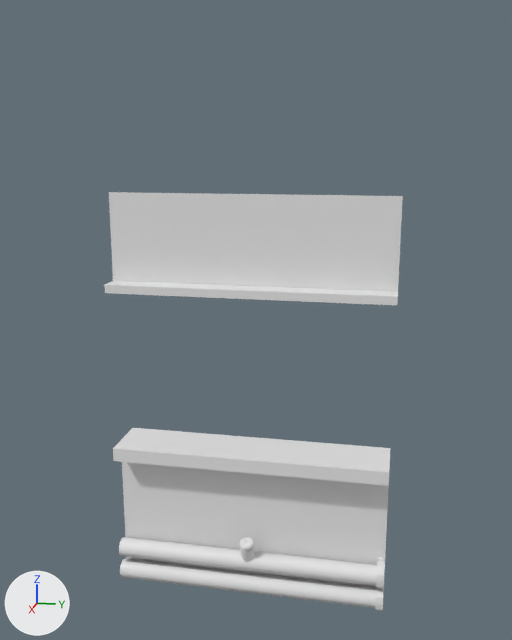
One commit to the FBX model Assets/The Thinking City/Art/Models/Environment/Interior Room Wall Models/Room Wall Window Mid 2x3.FBX: the scene before it, then after it.
Both versions are drawn from a 50 mm camera at (4.96, 0.98, 3.31) aimed at (0.18, 0.03, 2.12). The lights are fixed; the arrows at lower left show +X, +Y and +Z. Where no turn or scale is listed for an object, it has been applied to the vertices.

Before the edit, the objects in view are built like this:
```python
me_mesh = bpy.data.meshes.new('Mesh')
me_mesh.from_pydata([(0.25, 1.0, 1.05), (0.25, -1.0, 1.05), (0.41, 1.0, 1.05), (0.41, -1.0, 1.05), (0.41, 1.0, 1.15), (0.41, -1.0, 1.15), (0.0, 1.0, 1.15), (0.0, -1.0, 1.15), (0.25, 1.0, 0.0), (0.25, -1.0, 0.0)], [], [(0, 2, 3, 1), (2, 4, 5, 3), (4, 6, 7, 5), (8, 0, 1, 9)])
me_mesh_003 = bpy.data.meshes.new('Mesh.003')
me_mesh_003.from_pydata(...)  # 16 vertices, 8 faces; spans x -2.8..2.8, y -2.8..2.8, z 0.0..78.7
me_mesh_004 = bpy.data.meshes.new('Mesh.004')
me_mesh_004.from_pydata(...)  # 16 vertices, 8 faces; spans x -2.8..2.8, y -2.8..2.8, z 0.0..78.7
me_mesh_007 = bpy.data.meshes.new('Mesh.007')
me_mesh_007.from_pydata([(0.25, -1.0, 2.38), (0.25, 1.0, 2.38), (0.41, 1.0, 2.38), (0.41, -1.0, 2.38), (0.41, -1.0, 2.32), (0.41, 1.0, 2.32), (0.0, -1.0, 2.32), (0.0, 1.0, 2.32), (0.25, 1.0, 3.0), (0.25, -1.0, 3.0)], [], [(0, 3, 2, 1), (3, 4, 5, 2), (4, 6, 7, 5), (9, 0, 1, 8)])
ob_box031 = bpy.data.objects.new('Box031', me_mesh)
ob_box031.location = (0.001, 0.0, 0.0)
ob_cylinder003 = bpy.data.objects.new('Cylinder003', me_mesh_003)
ob_cylinder003.location = (0.323, -1.0, 0.115)
ob_cylinder003.rotation_euler = (-1.571, 0.0, 0.0)  # degrees (-90, 0, 0)
ob_cylinder003.scale = (0.0254, 0.0254, 0.0254)
ob_cylinder004 = bpy.data.objects.new('Cylinder004', me_mesh_004)
ob_cylinder004.location = (0.323, -1.0, 0.299)
ob_cylinder004.rotation_euler = (-1.571, 0.0, 0.0)  # degrees (-90, 0, 0)
ob_cylinder004.scale = (0.0254, 0.0254, 0.0254)
ob_object001 = bpy.data.objects.new('Object001', me_mesh_007)
ob_object001.location = (0.001, 0.0, 0.0)
```
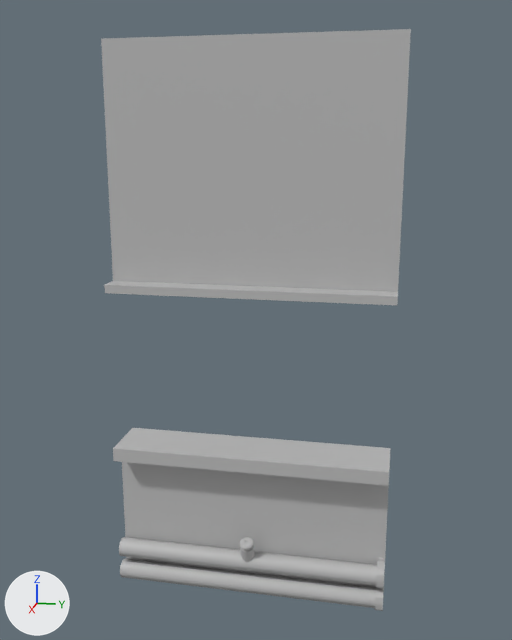
What differs and where, as boxes [x1, y1, x2, y2] in the pictures (512 x 640 px):
'Wall', added
    after: [101, 29, 411, 587]
'Object001', deleted
    before: [104, 192, 403, 305]
'Box031', deleted
    before: [113, 428, 390, 587]
'Frame', added
    after: [104, 281, 398, 486]
'Cylinder003', recoloured (white to grey)
    both: [120, 558, 376, 608]
'Cylinder004', recoloured (white to grey)
    both: [119, 537, 377, 586]

The change, as a diff of the scene's bpy script:
```diff
--- a/Assets/The Thinking City/Art/Models/Environment/Interior Room Wall Models/Room Wall Window Mid 2x3.FBX.py
+++ b/Assets/The Thinking City/Art/Models/Environment/Interior Room Wall Models/Room Wall Window Mid 2x3.FBX.py
@@ mat_detail @@
+mat_detail = principled_material('Detail')
+mat_detail.base_color = (0.5, 0.5, 0.5)  # grey #bcbcbc
@@ mat_wall1 @@
+mat_wall1 = principled_material('Wall1')
+mat_wall1.base_color = (0.5, 0.5, 0.5)  # grey #bcbcbc
@@ me_mesh_002_1 @@
+me_mesh_002_1.from_pydata(...)  # 16 vertices, 8 faces; spans x -2.8..2.8, y -2.8..2.8, z 0.0..78.7
+me_mesh_002_1.materials.append(mat_detail)  # grey #bcbcbc
@@ me_mesh_006_1 @@
+me_mesh_006_1.from_pydata([(0.25, -1.0, 2.38), (0.25, 1.0, 2.38), (0.25, 1.0, 4.0), (0.25, -1.0, 4.0), (0.25, 1.0, 1.05), (0.25, -1.0, 1.05), (0.25, 1.0, 0.0), (0.25, -1.0, 0.0)], [], [(3, 0, 1, 2), (6, 4, 5, 7)])
+me_mesh_006_1.materials.append(mat_wall1)  # grey #bcbcbc
@@ me_mesh_007_1 @@
+me_mesh_007_1.from_pydata(...)  # 16 vertices, 6 faces; spans x 0.0..0.41, y -1.0..1.0, z 1.05..2.38
+me_mesh_007_1.materials.append(mat_detail)  # grey #bcbcbc
@@ ob_object001 @@
-ob_object001 = bpy.data.objects.new('Object001', me_mesh_007)
-ob_object001.location = (0.001, 0.0, 0.0)
@@ ob_cylinder003 @@
-ob_cylinder003 = bpy.data.objects.new('Cylinder003', me_mesh_003)
+ob_cylinder003 = bpy.data.objects.new('Cylinder003', me_mesh_002_1)
 ob_cylinder003.location = (0.323, -1.0, 0.115)
@@ ob_box031 @@
-ob_box031 = bpy.data.objects.new('Box031', me_mesh)
-ob_box031.location = (0.001, 0.0, 0.0)
@@ ob_wall @@
+ob_wall = bpy.data.objects.new('Wall', me_mesh_006_1)
+ob_wall.location = (0.001, 0.0, 0.0)
@@ ob_frame @@
+ob_frame = bpy.data.objects.new('Frame', me_mesh_007_1)
+ob_frame.location = (0.001, 0.0, 0.0)
```
